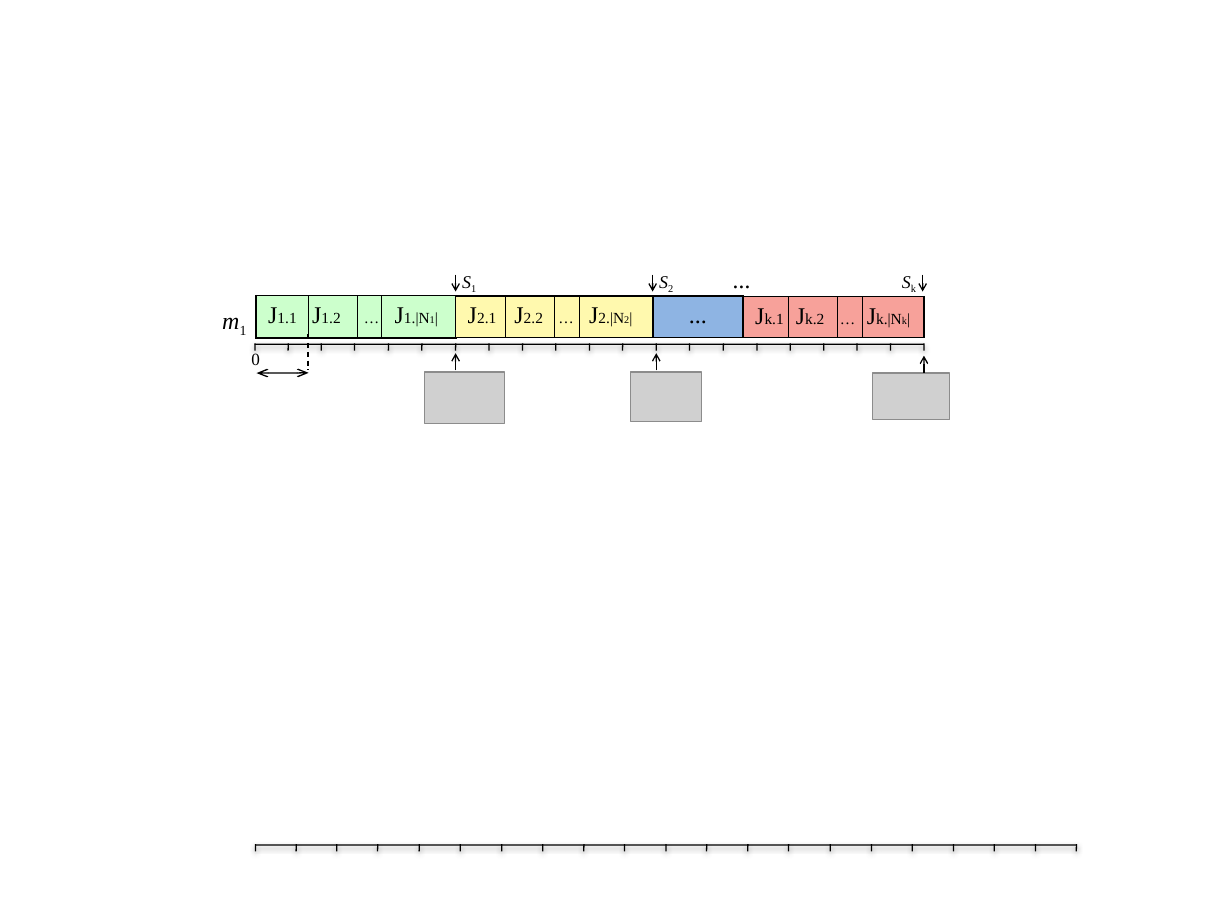
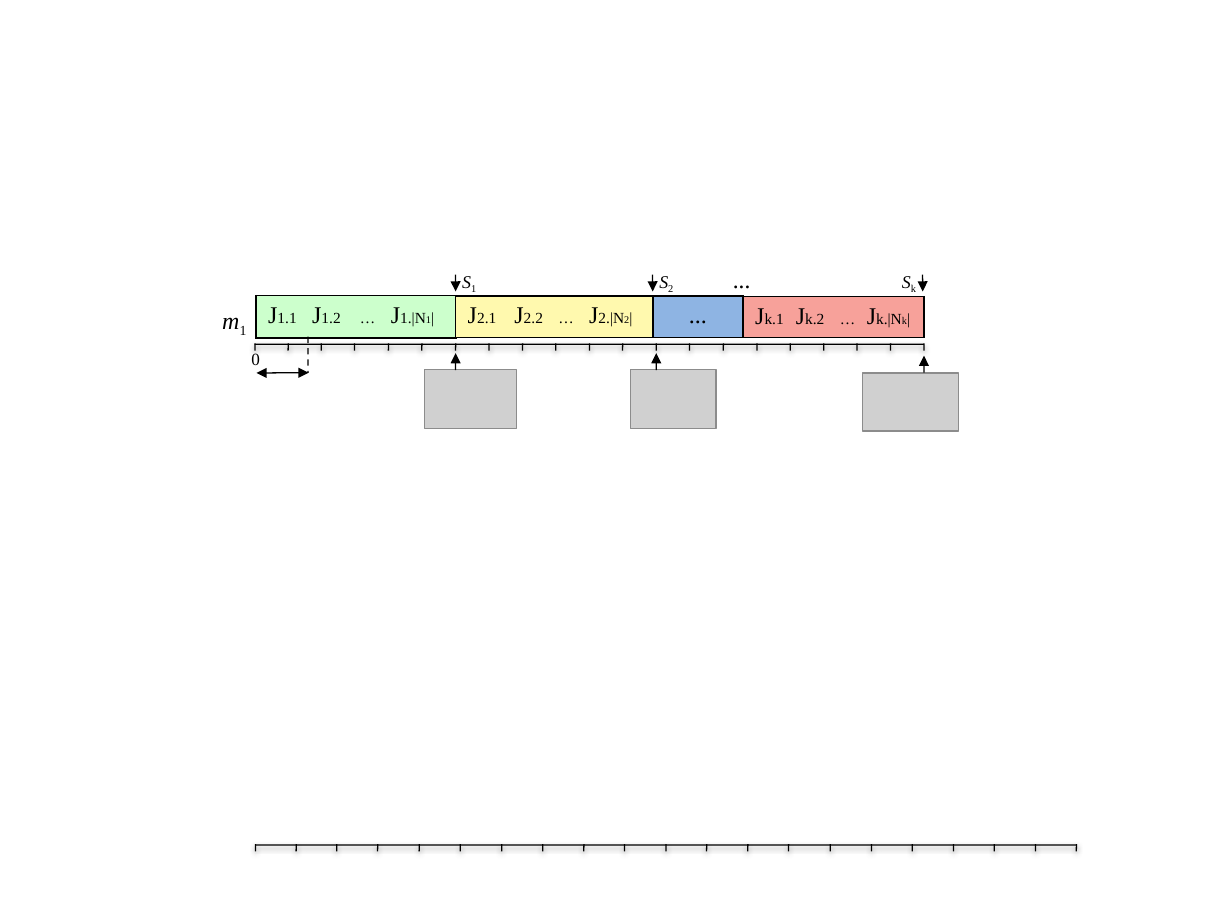
Before and after one commit to geflx/scheduling-routing-optimization, a slide deck: slide 2 of Article Writing and Latex Files/Solution Representation/Gantt Chart File.pptx. Drawn at 1232x924 pixels with LibreOffice and Linux fonts; fonts in the diff are those of the drawing; grey boxes stand for pictures; background and template pictures are left out. Boxes give left, top, right and bottom in pixels: in the first picture for what was removed or moved away, otherwise in the second. Text is boxed around its words. In the diff, an @@ line names an element or a change of style, - is before the commit and + after.

```diff
--- a/Article Writing and Latex Files/Solution Representation/Gantt Chart File.pptx
+++ b/Article Writing and Latex Files/Solution Representation/Gantt Chart File.pptx
@@ line removed from (357, 296) to (357, 338) @@
@@ line removed from (382, 296) to (382, 338) @@
@@ arrow removed from (456, 275) to (456, 292) @@
@@ freeform shape added at [456, 275, 456, 292], outline #000000 0.75 pt @@
@@ line removed from (505, 296) to (505, 338) @@
@@ line removed from (554, 296) to (554, 338) @@
@@ line removed from (579, 296) to (579, 338) @@
@@ arrow removed from (653, 275) to (653, 292) @@
@@ freeform shape added at [653, 275, 653, 292], outline #000000 0.75 pt @@
@@ line removed from (788, 297) to (788, 338) @@
@@ line removed from (838, 297) to (838, 338) @@
@@ line removed from (862, 297) to (862, 338) @@
@@ arrow removed from (923, 275) to (923, 292) @@
@@ freeform shape added at [923, 275, 923, 292], outline #000000 0.75 pt @@
@@ line moved from (308, 338) - (308, 296) to (308, 336) - (308, 373) @@
@@ line removed from (308, 334) to (308, 371) @@
@@ arrow removed from (456, 371) to (456, 354) @@
@@ freeform shape added at [456, 354, 456, 371], outline #000000 0.75 pt @@
@@ arrow removed from (657, 371) to (657, 354) @@
@@ freeform shape added at [657, 354, 657, 371], outline #000000 0.75 pt @@
@@ arrow removed from (924, 373) to (924, 356) @@
@@ freeform shape added at [924, 356, 924, 373], outline #000000 0.75 pt @@
@@ double arrow removed from (256, 373) to (309, 373) @@
@@ freeform shape added at [256, 373, 308, 373], outline #000000 0.75 pt @@
@@ picture: place and size @@
-picture at [425, 372, 505, 424]
+picture at [425, 370, 517, 429]
@@ picture: place and size @@
-picture at [631, 372, 702, 421]
+picture at [631, 370, 717, 429]
@@ picture: place and size @@
-picture at [872, 373, 949, 420]
+picture at [862, 373, 958, 431]
```
Also in this commit, not shown: 1 other slide changed, 15 other files.
